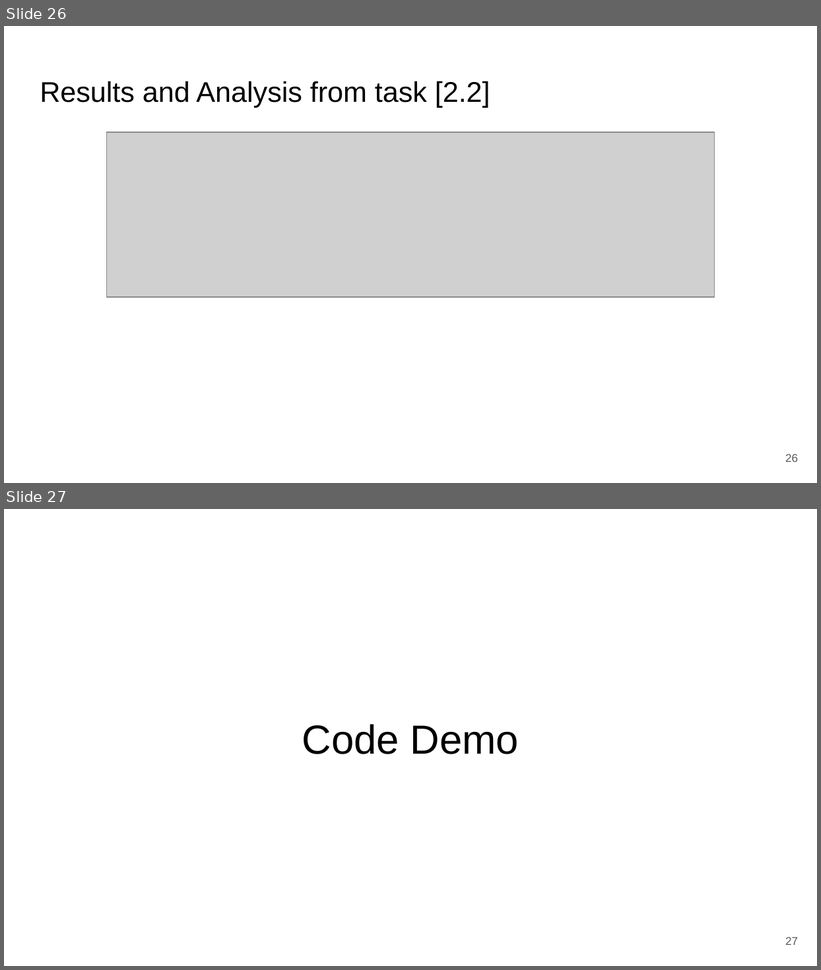
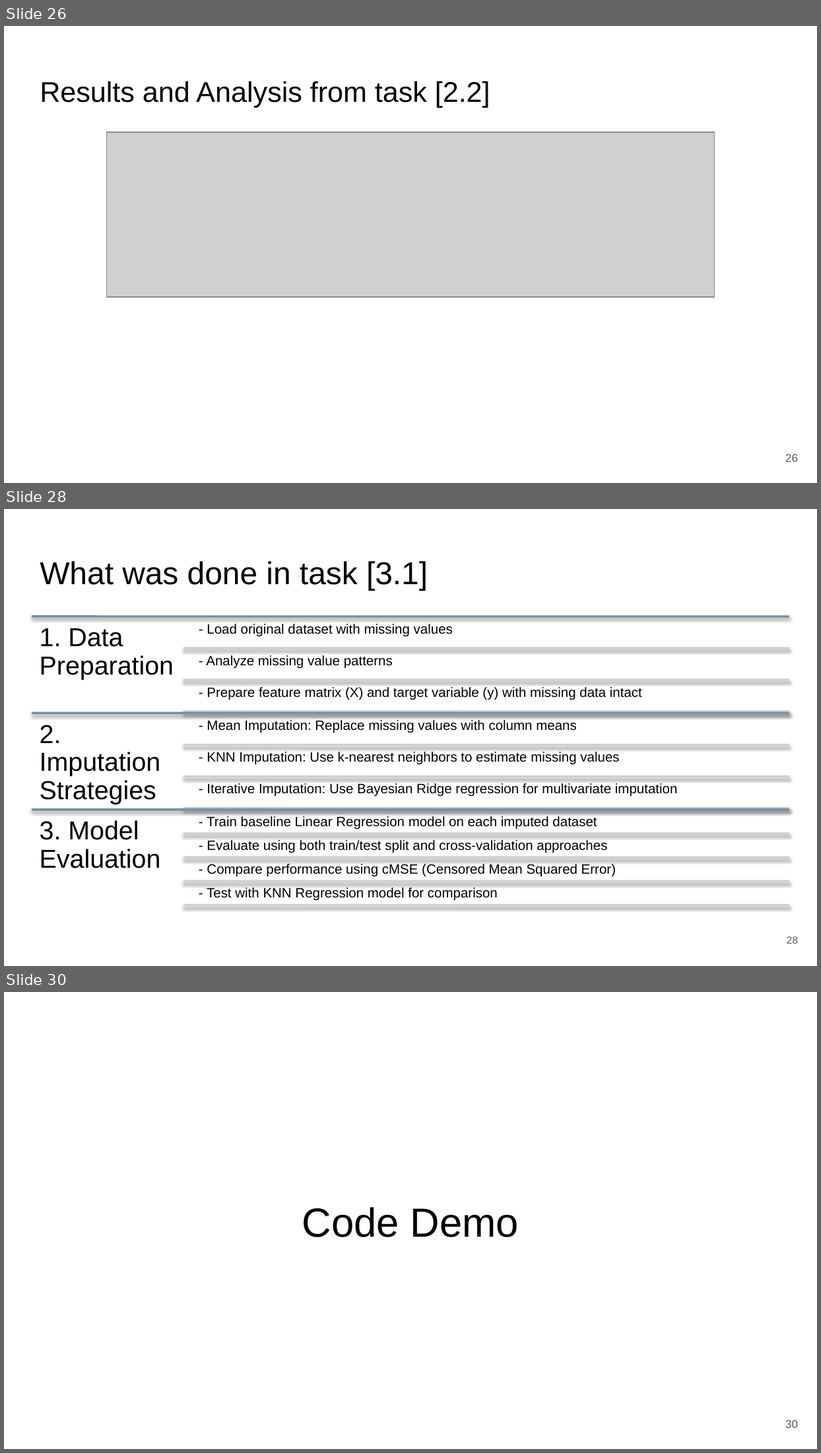
Before and after one commit to zepedrocosta/AA-Projeto2, a slide deck: Slides.pptx. Shown one above the other, each under a label of ours: slides 26 and 27 before the commit, slides 26, 28 and 30 after it; the slides between them are not shown. The pictures are 821x970 and 821x1453 pixels, drawn with LibreOffice and Linux fonts; fonts in the diff are those of the drawing; grey boxes stand for pictures. Boxes give left, top, right and bottom in pixels: in the first picture for what was removed or moved away, otherwise in the second. Text is boxed around its words. In the diff, an @@ line names an element or a change of style, - is before the commit and + after.

Commit message:
refactor task 3.1

```diff
--- a/Slides.pptx
+++ b/Slides.pptx
@@ slide 28 added at (4, 509, 817, 966), background #FFFFFF @@
@@ title added at (40, 561, 428, 590), 28 pt, text #000000 @@
+What was done in task [3.1]
@@ group added at (32, 617, 789, 905): 13 lines, 13 texts @@
+1. Data Preparation
+- Load original dataset with missing values
+- Analyze missing value patterns
+- Prepare feature matrix (X) and target variable (y) with missing data intact
+2. Imputation Strategies
+- Mean Imputation: Replace missing values with column means
+- KNN Imputation: Use k-nearest neighbors to estimate missing values
+- Iterative Imputation: Use Bayesian Ridge regression for multivariate imputation
+3. Model Evaluation
+- Train baseline Linear Regression model on each imputed dataset
+- Evaluate using both train/test split and cross-validation approaches
+- Compare performance using cMSE (Censored Mean Squared Error)
+- Test with KNN Regression model for comparison
@@ page number added at (787, 937, 798, 944), 9 pt, text #595959 @@
+28
@@ what was slide 27 is now slide 30 @@
@@ page number at (785, 1420, 798, 1428): text changed @@
-27
+30
```
Also in this commit, not shown: 2 other slides added, 23 other files.
